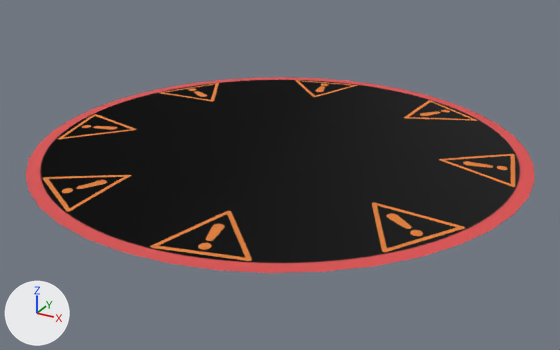
One commit to the glTF model Data/TeamModels/Marks/BossSpawnMark.gltf: the scene before it, then after it.
One viewpoint serves both versions: a 50 mm camera at (4.15, -7.55, 3.41) aimed at (0.07, -0.13, -0.3). Arrows for +X, +Y and +Z are at lower left; the lights stay in place. The first picture is the older version.

The scene before the commit, as lines of its bpy script (objects in view):
```python
mat_m_bossspawnmark = bpy.data.materials.new('m_BossSpawnMark')
mat_m_bossspawnmark.use_nodes = True; mat_m_bossspawnmark.node_tree.nodes.clear()
_N = mat_m_bossspawnmark.node_tree.nodes; _L = mat_m_bossspawnmark.node_tree.links
n0 = _N.new('ShaderNodeBsdfPrincipled'); n0.name = 'Principled BSDF'
n0.inputs[2].default_value = 1.0  # 'Roughness'
n1 = _N.new('ShaderNodeOutputMaterial'); n1.name = 'Material Output'
n2 = _N.new('ShaderNodeMix'); n2.name = 'Mix'
n2.data_type = 'RGBA'
n2.blend_type = 'MULTIPLY'
n2.inputs[0].default_value = 1.0  # 'Factor'
n2.inputs[7].default_value = (1.0, 1.0, 1.0, 1.0)  # 'B', white #ffffff
n3 = _N.new('ShaderNodeTexImage'); n3.name = 'Image Texture'
n3.image = img_m_bossspawnmark_basecolo_png
n4 = _N.new('ShaderNodeNormalMap'); n4.name = 'Normal Map'
n4.uv_map = 'UVMap'
n5 = _N.new('ShaderNodeTexImage'); n5.name = 'Image Texture.001'
n5.image = img_m_bossspawnmark_opacity_png
_L.new(n0.outputs[0], n1.inputs[0])  # 'BSDF' to 'Surface'
_L.new(n2.outputs[2], n0.inputs[0])  # 'Result' to 'Base Color'
_L.new(n3.outputs[0], n2.inputs[6])  # 'Color' to 'A'
_L.new(n3.outputs[1], n0.inputs[4])  # 'Alpha' to 'Alpha'
_L.new(n4.outputs[0], n0.inputs[5])  # 'Normal' to 'Normal'
_L.new(n5.outputs[0], n4.inputs[1])  # 'Color' to 'Color'
me_mesh_0 = bpy.data.meshes.new('Mesh_0')
me_mesh_0.from_pydata(...)  # 201 vertices, 360 faces; spans x -2.91..2.91, y -2.9..2.9, z 0.2..0.26
me_mesh_0.materials.append(mat_m_bossspawnmark)
ob_bossspawnmark = bpy.data.objects.new('BossSpawnMark', me_mesh_0)
ob_bossspawnmark.location = (0.0, 0.0, -0.196)
```
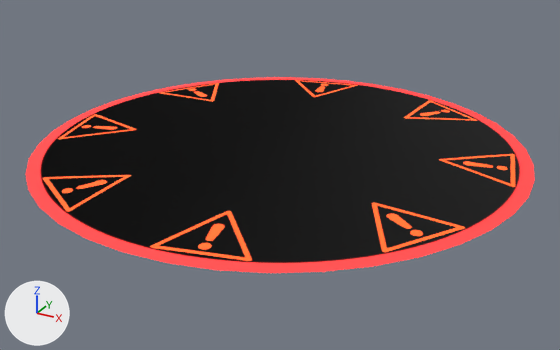
The newer file is also turned or shifted as a whole; pictures and numbers use the older file's frame.

Edits to the bpy script that builds the scene:
```text
Change mat_m_bossspawnmark:
    remove # nodes: BsdfPrincipled, Mix, NormalMap, OutputMaterial, TexImage x2
    remove # colours: white #ffffff
    nodes: BsdfPrincipled, Mix x2, NormalMap, OutputMaterial, TexImage x3
    colours: red #ff0000, white #ffffff
```

Boxes (x1, y1, x2, y2) around the edits, measured in the pictures (560 x 350 px):
'BossSpawnMark', surface changed: (25, 77, 535, 273) in both
